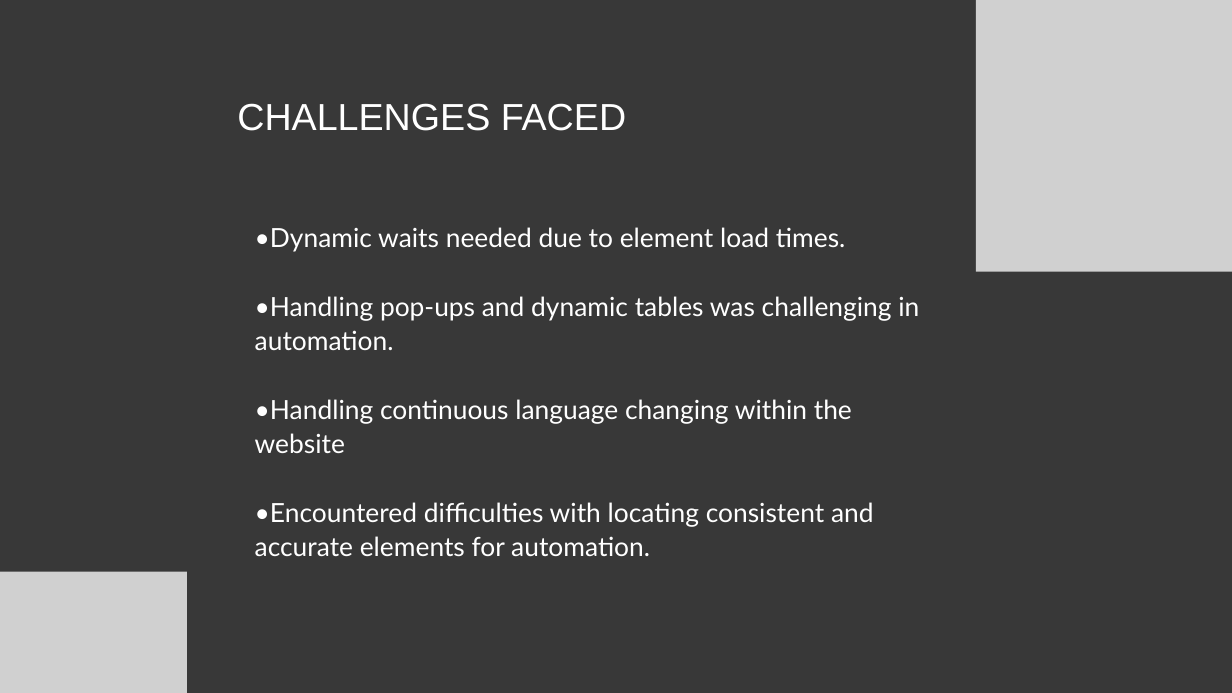
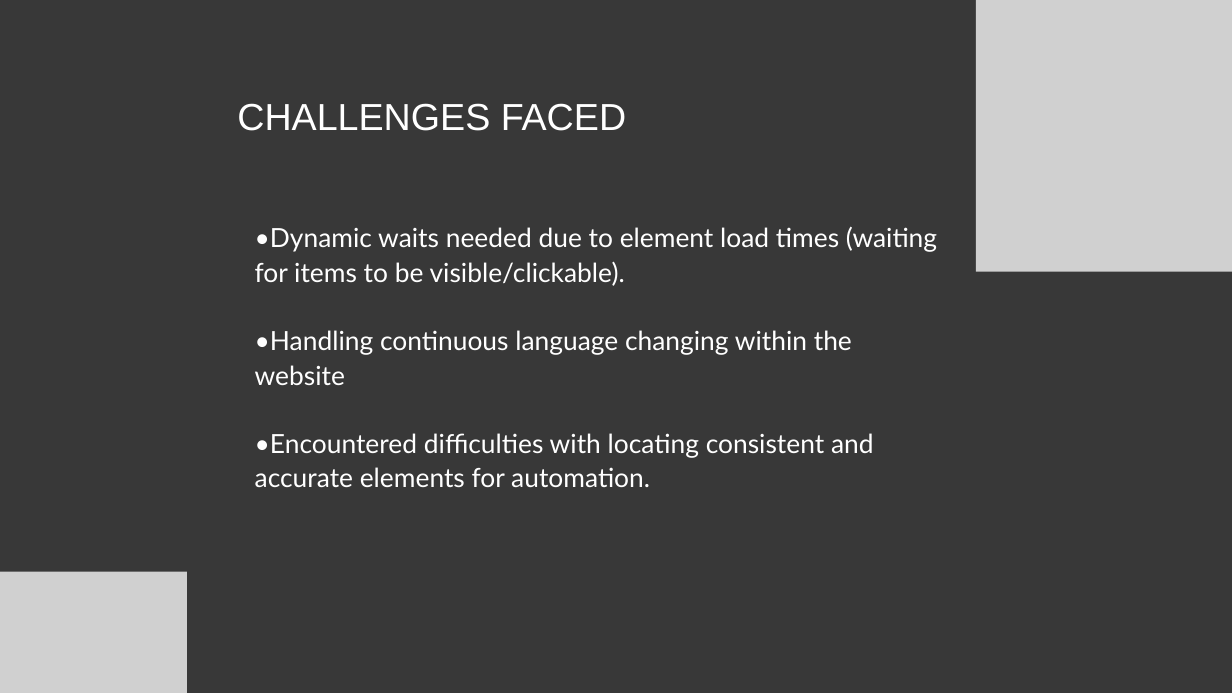
Before and after one commit to Loujayn234/Testing-Final, a slide deck: slide 6 of Dox/Final-Test Presentation .pptx. Drawn at 1232x693 pixels with LibreOffice and Linux fonts; fonts in the diff are those of the drawing; grey boxes stand for pictures. Boxes give left, top, right and bottom in pixels: in the first picture for what was removed or moved away, otherwise in the second. Text is boxed around its words. In the diff, an @@ line names an element or a change of style, - is before the commit and + after.

```diff
--- a/Dox/Final-Test Presentation .pptx
+++ b/Dox/Final-Test Presentation .pptx
@@ text at [255, 227, 937, 286]: text changed @@
-•Dynamic waits needed due to element load times.
-•Handling pop-ups and dynamic tables was challenging in automation.
+•Dynamic waits needed due to element load times (waiting for items to be visible/clickable).
```
Also in this commit, not shown: 3 other slides changed, 1 other file.
